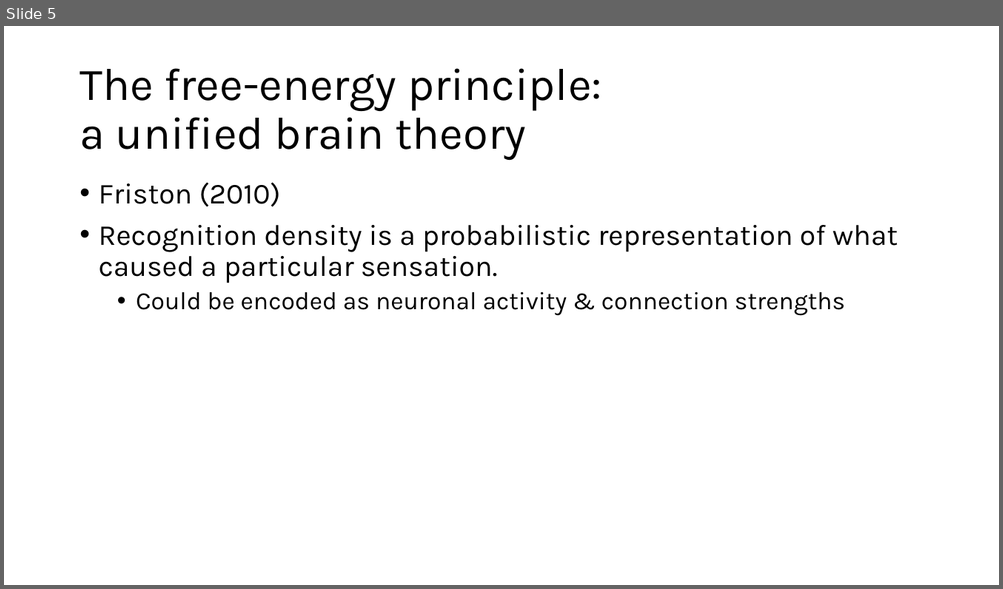
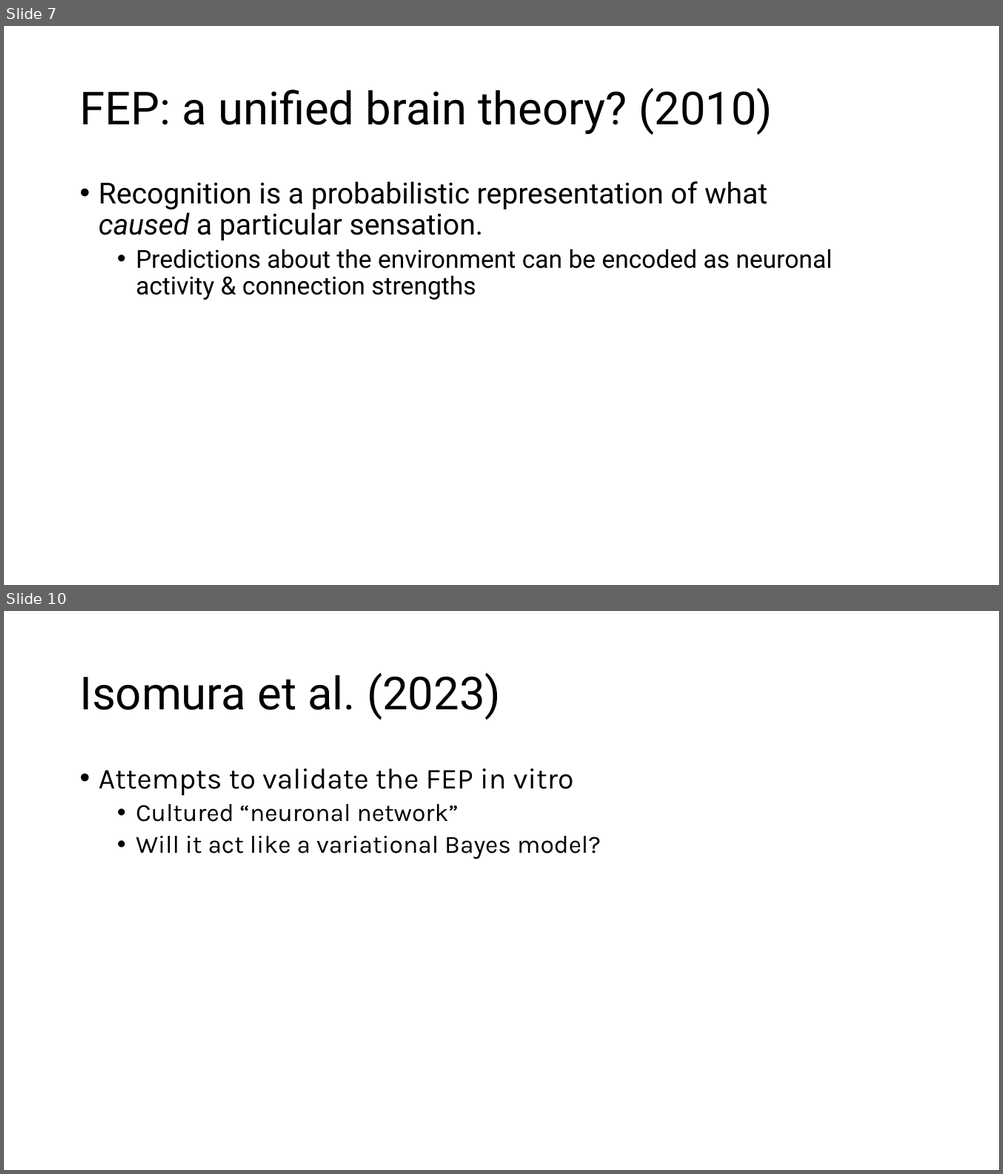
Before and after one commit to nghess/cnjc, a slide deck: in_vitro_free_energy/free_energy.pptx. Shown one above the other, each under a label of ours: slide 5 before the commit, slides 7 and 10 after it; the slides between them are not shown. The pictures are 1003x589 and 1003x1174 pixels, drawn with LibreOffice and Linux fonts; fonts in the diff are those of the drawing. Boxes give left, top, right and bottom in pixels: in the first picture for what was removed or moved away, otherwise in the second. Text is boxed around its words. In the diff, an @@ line names an element or a change of style, - is before the commit and + after.

```diff
--- a/in_vitro_free_energy/free_energy.pptx
+++ b/in_vitro_free_energy/free_energy.pptx
@@ slide 10 added at (4, 611, 999, 1170), background #FFFFFF @@
@@ title added at (79, 673, 501, 720), 44 pt, text #000000 @@
+Isomura et al. (2023)
@@ text added at (99, 769, 600, 860), 24 pt, text #000000 @@
+• Attempts to validate the FEP in vitro
+  • Cultured “neuronal network”
+  • Will it act like a variational Bayes model?
@@ what was slide 5 is now slide 7 @@
@@ slide 7 changed as well @@
@@ title at (79, 88, 772, 135): text changed; font Karla to Roboto @@
-The free-energy principle:
-a unified brain theory
+FEP: a unified brain theory? (2010)
@@ text at (99, 181, 832, 300): text changed; size 28 to 24 pt; font Karla to Roboto @@
-• Friston (2010)
-• Recognition density is a probabilistic representation of what caused a particular sensation.
-  • Could be encoded as neuronal activity & connection strengths
+• Recognition is a probabilistic representation of what caused a particular sensation.
+  • Predictions about the environment can be encoded as neuronal activity & connection strengths
```
Also in this commit, not shown: 5 other slides changed, 12 other slides added, 2 slides removed, 5 other files.
